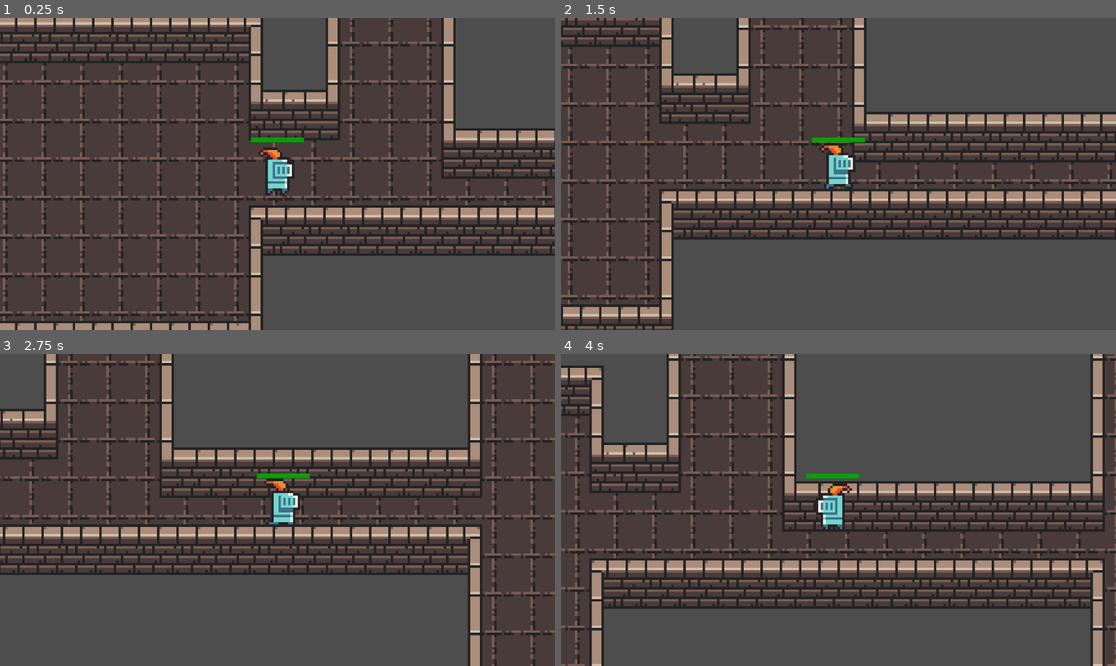
Above: before the commit, frames 1-4 (two rows, left to right).
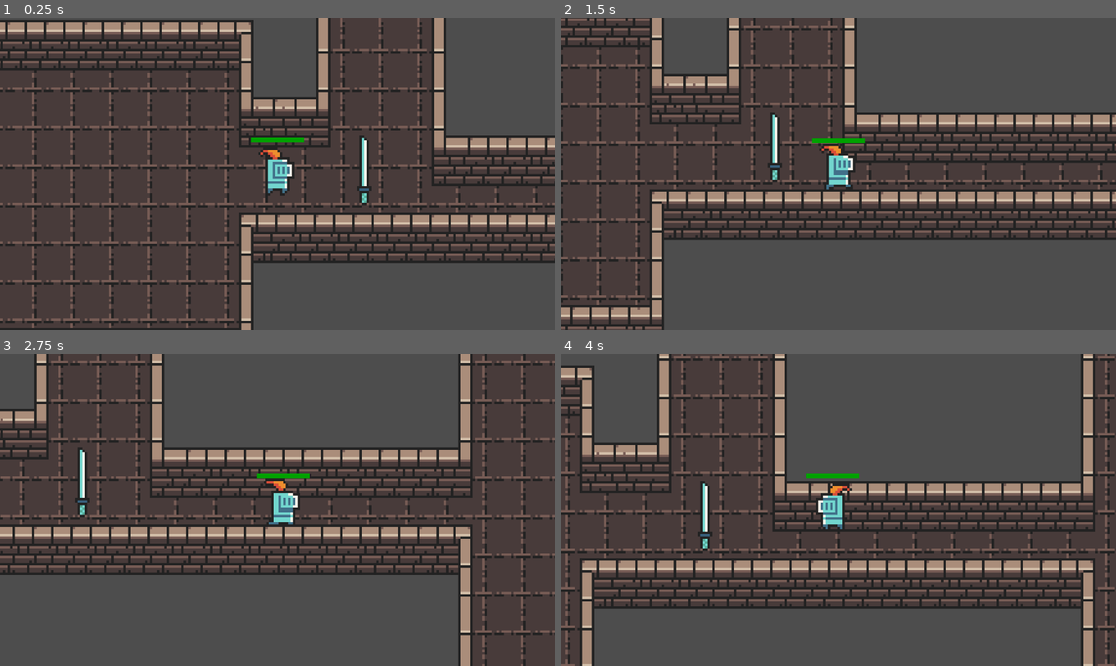
Above: after the commit, the same moments.

Repository: the-random-1/first-godot-game
Game: Godot game, scene res://scenes/main.tscn
The game is run twice, just before and just after one commit, with the same random seed, the same clock (stepped at 60 frames per second) and the same inputs.
Inputs (mouse positions are in pixels of both pictures, inside the frame that each line leads up to):
- Up to frame 1 (0.25 s): no input
- Up to frame 2 (1.5 s): move the mouse to (960, 158) at 0.52 s; hold D (move_right) 0.53-1.28 s; hold Space (attack) 0.53-1.28 s; tap E (interact) at 0.8, 1.35 s; move the mouse to (727, 189) at 1.27 s; hold S (move_down) from 1.28 s (still down)
- Up to frame 3 (2.75 s): tap Space (attack) at 1.55 s; move the mouse to (333, 441) at 2.02 s; release S (move_down) at 2.03 s; hold D (move_right) from 2.03 s (still down); hold Space (attack) from 2.03 s (still down); tap E (interact) at 2.3 s
- Up to frame 4 (4 s): move the mouse to (810, 572) at 2.77 s; release D (move_right) at 2.78 s; release Space (attack) at 2.78 s; hold W (move_up) 2.78-3.53 s; tap E (interact) at 2.85, 3.8 s; tap Space (attack) at 3.05 s; move the mouse to (1005, 556) at 3.52 s; hold A (move_left) from 3.53 s (still down); hold Space (attack) from 3.53 s (still down)

The runs differ from the first frame. In frame 1, 40% of the frame differs, in the area x 0-100%, y 0-100%; in frame 2, 20%; in frame 3, 17%; in frame 4, 21%.

Commit message:
deprecated weapon_pickup class (moved into item_pickup)

Diff:
--- a/3rd project/cool-game/scenes/item_pickup.tscn
+++ b/3rd project/cool-game/scenes/item_pickup.tscn
@@ -10,16 +10,29 @@
 [sub_resource type="RectangleShape2D" id="RectangleShape2D_8cvg8"]
 size = Vector2(8, 8)
 
-[node name="ItemPickup" type="Area2D"]
+[sub_resource type="LabelSettings" id="LabelSettings_lgqak"]
+font_size = 3
+
+[node name="ItemPickup" type="Area2D" unique_id=1320014984]
 z_index = 3
 script = ExtResource("1_x68q3")
 
-[node name="Sprite2D" type="Sprite2D" parent="."]
+[node name="Sprite2D" type="Sprite2D" parent="." unique_id=1461097288]
 scale = Vector2(0.125, 0.125)
 texture = SubResource("GradientTexture2D_v5ser")
 
-[node name="CollisionShape2D" type="CollisionShape2D" parent="."]
+[node name="CollisionShape2D" type="CollisionShape2D" parent="." unique_id=255654188]
 shape = SubResource("RectangleShape2D_8cvg8")
+
+[node name="Count" type="Label" parent="." unique_id=197249142]
+visible = false
+anchors_preset = -1
+grow_horizontal = 2
+grow_vertical = 2
+text = "x1"
+label_settings = SubResource("LabelSettings_lgqak")
+horizontal_alignment = 1
+vertical_alignment = 1
 
 [connection signal="body_entered" from="." to="." method="_on_body_entered"]
 [connection signal="body_exited" from="." to="." method="_on_body_exited"]
--- a/3rd project/cool-game/scenes/main.tscn
+++ b/3rd project/cool-game/scenes/main.tscn
@@ -7,10 +7,10 @@
 [ext_resource type="Texture2D" uid="uid://bvkvidlf7n1k7" path="res://assets/atlas_walls_low-16x16.png" id="3_p0qp6"]
 [ext_resource type="PackedScene" uid="uid://dxsu6n1fko7lg" path="res://scenes/locked_door.tscn" id="5_b4qi0"]
 [ext_resource type="PackedScene" uid="uid://cnb4yuh4vj7y7" path="res://scenes/red_guy.tscn" id="5_l87ex"]
-[ext_resource type="PackedScene" uid="uid://dp2wp5uecnfb" path="res://scenes/weapon_pickup.tscn" id="5_xdogo"]
 [ext_resource type="PackedScene" uid="uid://fwt2hkomatt8" path="res://scenes/enemy_bounded_area.tscn" id="6_mxtan"]
 [ext_resource type="PackedScene" uid="uid://dpb6kfqqc2v00" path="res://scenes/locked_chest.tscn" id="7_4cxrf"]
 [ext_resource type="PackedScene" uid="uid://bgsdhj4oom3mv" path="res://scenes/green_boar.tscn" id="8_mnnmc"]
+[ext_resource type="PackedScene" uid="uid://cy7p41vjqcejb" path="res://scenes/item_pickup.tscn" id="8_muem4"]
 [ext_resource type="PackedScene" uid="uid://cw3xcbpxsd2md" path="res://scenes/chest.tscn" id="10_6et61"]
 [ext_resource type="Script" uid="uid://bmiekp426xfk8" path="res://scripts/canvas_layer.gd" id="10_s5ekq"]
 [ext_resource type="PackedScene" uid="uid://bhbo8c2xxg0cj" path="res://scenes/pumpkin_dude.tscn" id="12_87nrn"]
@@ -364,7 +364,7 @@
 
 [node name="Chest" parent="Chests" unique_id=1135955526 instance=ExtResource("10_6et61")]
 position = Vector2(-176, 432)
-item = 2
+item = 3
 data = 1
 
 [node name="Chest2" parent="Chests" unique_id=961265501 instance=ExtResource("10_6et61")]
@@ -385,29 +385,29 @@
 
 [node name="WeaponPickups" type="Node" parent="." unique_id=638026278]
 
-[node name="Sword" parent="WeaponPickups" unique_id=1983173635 instance=ExtResource("5_xdogo")]
-z_index = 9
+[node name="Sword" parent="WeaponPickups" unique_id=1320014984 instance=ExtResource("8_muem4")]
 position = Vector2(232, -88)
-
-[node name="LongSword" parent="WeaponPickups" unique_id=1724707759 instance=ExtResource("5_xdogo")]
-z_index = 9
+item = 1
+
+[node name="LongSword" parent="WeaponPickups" unique_id=2102126217 instance=ExtResource("8_muem4")]
 position = Vector2(264, -88)
-_weapon_type = 1
-
-[node name="Axe" parent="WeaponPickups" unique_id=1150899915 instance=ExtResource("5_xdogo")]
-z_index = 9
+item = 1
+data = 1
+
+[node name="Axe" parent="WeaponPickups" unique_id=503251810 instance=ExtResource("8_muem4")]
 position = Vector2(296, -88)
-_weapon_type = 2
-
-[node name="Club" parent="WeaponPickups" unique_id=545076403 instance=ExtResource("5_xdogo")]
-z_index = 9
+item = 1
+data = 2
+
+[node name="Club" parent="WeaponPickups" unique_id=659969217 instance=ExtResource("8_muem4")]
 position = Vector2(328, -88)
-_weapon_type = 3
-
-[node name="Staff" parent="WeaponPickups" unique_id=1952754122 instance=ExtResource("5_xdogo")]
-z_index = 9
+item = 1
+data = 3
+
+[node name="Staff" parent="WeaponPickups" unique_id=1128509153 instance=ExtResource("8_muem4")]
 position = Vector2(360, -88)
-_weapon_type = 4
+item = 1
+data = 4
 
 [node name="Enemies" type="Node" parent="." unique_id=401435078]
 
@@ -529,7 +529,7 @@
 [node name="Player" parent="." unique_id=1799199017 instance=ExtResource("1_5e3qt")]
 unique_name_in_owner = true
 z_index = 5
-position = Vector2(289, 886)
+position = Vector2(293, 883)
 scale = Vector2(1, 1)
 metadata/_edit_group_ = true
 
@@ -563,3 +563,8 @@
 
 [node name="Inventory" parent="UI" unique_id=757674332 instance=ExtResource("13_dltgl")]
 visible = false
+
+[node name="ItemPickup" parent="." unique_id=797157183 instance=ExtResource("8_muem4")]
+position = Vector2(329, 882)
+item = 1
+data = 1
--- a/3rd project/cool-game/scripts/enemy.gd
+++ b/3rd project/cool-game/scripts/enemy.gd
@@ -71,8 +71,8 @@
 	if stun_movement:
 		ignore_movement = false
 	forces.erase(indextouse)
-func move_with_velocity(delta: float, clamp: bool = true) -> void:
-	if clamp:
+func move_with_velocity(delta: float, clamp_position: bool = true) -> void:
+	if clamp_position:
 		global_position = (global_position + get_velocity_from_forces() * delta).clamp(Vector2(bounded_area_x1, bounded_area_y1), Vector2(bounded_area_x2, bounded_area_y2))
 	else:
 		global_position = (global_position + get_velocity_from_forces() * delta)
@@ -98,7 +98,7 @@
 				destination.y = randf_range(favorite_area_y1, favorite_area_y2)
 
 		time = global_position.distance_to(destination) / randf_range(.375 * speed, .875 * speed)
-		forces[0] = Vector2((destination.x - global_position.x) / time, (destination.y - global_position.y) / time)
+		forces[0] = (destination - global_position) / time
 		newstate = _STATES.WALK
 
 	if (state == _STATES.WALK):
@@ -112,12 +112,10 @@
 
 func _on_area_entered(area: Area2D) -> void:
 	if area is Weapon:
-		var a = area.global_position.x
-		var b = area.global_position.y
-		var c = global_position.x
-		var d = global_position.y
+		var w = area.global_position
+		var p = global_position
 		if area.state == area._STATES.ATTACK1:
-			apply_force(Vector2((c - a) / sqrt((d - b) ** 2 + (c - a) ** 2), (d - b) / sqrt((d - b) ** 2 + (c - a) ** 2)) * area.stats.attack1.kb / m, area.stats.attack1.kbt, true)
+			apply_force((p - w) / global_position.distance_to(area.global_position) * area.stats.attack1.kb / m, area.stats.attack1.kbt, true)
 			change_health(-area.stats.attack1.damage)
 
 func applyforcetoplayer(time: float) -> void:
@@ -131,6 +129,14 @@
 	$WanderTimer.start()
 
 func _enemyinit() -> void:
+	pass
+
+func _process(delta: float) -> void:
+	process(delta)
+	if !isplayerinboundedarea():
+		pass
+
+func process(delta: float) -> void:
 	pass
 
 func isplayerinboundedarea() -> bool:
--- a/3rd project/cool-game/scripts/global.gd
+++ b/3rd project/cool-game/scripts/global.gd
@@ -70,17 +70,20 @@
 	"blue": 192
 }
 
+var texture := load("res://assets/0x72_DungeonTilesetII_v1.7.png")
+
 var canpickupweapon := false
 var selectedweapontype: _WEAPON_TYPES = _WEAPON_TYPES.NA
 var currweapontype: _WEAPON_TYPES = _WEAPON_TYPES.NA
 
 var player: CharacterBody2D
 
-func place_item(item: _ITEM_TYPES, data: int, pos: Vector2) -> void:
+func place_item(item: _ITEM_TYPES, data: int, pos: Vector2, quantity: int = 1) -> void:
 	var itempickupscene: PackedScene = load("res://scenes/item_pickup.tscn")
 	var newitem := itempickupscene.instantiate()
 	newitem.item = item
 	newitem.data = data
 	newitem.global_position = pos
 	newitem.player = player
+	newitem.quantity = quantity
 	$/root/Main/ItemPickups.add_child(newitem)
--- a/3rd project/cool-game/scripts/green_boar.gd
+++ b/3rd project/cool-game/scripts/green_boar.gd
@@ -41,7 +41,7 @@
 func _on_stun_timer_timeout() -> void:
 	changestate(_STATES.IDLE)
 
-func _process(delta: float) -> void:
+func process(delta: float) -> void:
 	move_with_velocity(delta)
 	if %Player.global_position.x >= bounded_area_x1 && %Player.global_position.x <= bounded_area_x2 && %Player.global_position.y > bounded_area_y1 && %Player.global_position.y < bounded_area_y2:
 		if !(state == _STATES.CHASE || state == _STATES.STUNNED):
--- a/3rd project/cool-game/scripts/item_pickup.gd
+++ b/3rd project/cool-game/scripts/item_pickup.gd
@@ -1,7 +1,8 @@
-extends Node
+extends Area2D
 
 @export var item: Global._ITEM_TYPES
 @export var data: int
+@export var quantity := 1
 @onready var ui: CanvasLayer = $/root/Main/UI
 var playercanpickup := false
 
@@ -10,8 +11,11 @@
 func _ready() -> void:
 	if !player:
 		player = %Player
+	$Sprite2D.texture = Global.texture
 	match item: # code for giving the item pickup its texture
 		Global._ITEM_TYPES.WEAPON:
+			$Sprite2D.scale = Vector2.ONE
+			$Sprite2D.region_enabled = true
 			$Sprite2D.region_rect = Rect2(Global.weapon_constants[data].region.x, Global.weapon_constants[data].region.y, Global.weapon_constants[data].region.w, Global.weapon_constants[data].region.h)
 			$CollisionShape2D.shape.set_size(Vector2(Global.weapon_constants[data].region.w, Global.weapon_constants[data].region.h))
 			if Global.weapon_constants[data].region.h % 2 == 1:
@@ -27,22 +31,31 @@
 
 func _process(delta: float) -> void:
 	if Input.is_action_just_pressed("interact") && playercanpickup && !player.inventoryisfull:
-		player.add_item(item, data)
+		player.add_item(item, data, quantity)
+
+		if item == Global._ITEM_TYPES.WEAPON:
+			if Global.currweapontype != Global._WEAPON_TYPES.NA:
+				Global.place_item(Global._ITEM_TYPES.WEAPON, Global.currweapontype as int, global_position)
+			Global.currweapontype = Global.selectedweapontype
+			ui.switchequiptextvisibility(false, true)
+
 		queue_free()
 
 func _on_body_entered(body: Node2D) -> void:
 	if body.name == "Player":
+		playercanpickup = true
+
 		if item == Global._ITEM_TYPES.WEAPON:
 			ui.switchequiptextvisibility(true, true)
-			Global.selectedweapontype = data
+			Global.selectedweapontype = data as Global._WEAPON_TYPES
 		else:
-			playercanpickup = true
 			ui.displaybottomtext("Click E to pick up")
 
 func _on_body_exited(body: Node2D) -> void:
 	if body.name == "Player":
+		playercanpickup = false
+
 		if item == Global._ITEM_TYPES.WEAPON:
 			ui.switchequiptextvisibility(false, false)
 		else:
-			playercanpickup = false
 			ui.hidebottomtext()
--- a/3rd project/cool-game/scripts/player.gd
+++ b/3rd project/cool-game/scripts/player.gd
@@ -118,9 +118,6 @@
 		var new_weapon = weapon.instantiate()
 		add_child(new_weapon)
 
-		Global.currweapontype = Global.selectedweapontype
-		%UI.switchequiptextvisibility(false, true)
-
 	if Input.is_action_just_pressed("inventory"):
 		inventoryisopen = !inventoryisopen
 		if inventoryisopen:
--- a/3rd project/cool-game/scripts/pumpkin_dude.gd
+++ b/3rd project/cool-game/scripts/pumpkin_dude.gd
@@ -41,7 +41,7 @@
 	set_collision_mask_value(1, true)
 	stunspeedmultiplier = 1
 
-func _process(delta: float) -> void:
+func process(delta: float) -> void:
 	move_with_velocity(delta)
 	if %Player.global_position.x >= bounded_area_x1 && %Player.global_position.x <= bounded_area_x2 && %Player.global_position.y > bounded_area_y1 && %Player.global_position.y < bounded_area_y2:
 		if state != _STATES.CHASE:
--- a/3rd project/cool-game/scripts/red_guy.gd
+++ b/3rd project/cool-game/scripts/red_guy.gd
@@ -49,7 +49,7 @@
 func die() -> void:
 	queue_free()
 
-func _process(delta: float) -> void:
+func process(delta: float) -> void:
 	move_with_velocity(delta)
 	if %Player.global_position.x >= bounded_area_x1 && %Player.global_position.x <= bounded_area_x2 && %Player.global_position.y > bounded_area_y1 && %Player.global_position.y < bounded_area_y2:
 		if !(state == _STATES.CHASE || state == _STATES.ATTACK):
--- a/3rd project/cool-game/scripts/slime.gd
+++ b/3rd project/cool-game/scripts/slime.gd
@@ -15,7 +15,7 @@
 
 func changestate(newstate: _STATES) -> void:
 	state = newstate
-	var disablehitbox = func(): $CollisionShape2D.disabled = true
+	var disablehitbox = func(): $CollisionShape2D.disabled = false
 	match newstate:
 		_STATES.IDLE:
 			$AnimatedSprite2D.play("idle")
@@ -23,12 +23,12 @@
 		_STATES.WALK:
 			$AnimatedSprite2D.play("walk")
 		_STATES.CHASE:
-			disablehitbox = func(): $CollisionShape2D.disabled = false
 			$AnimatedSprite2D.play("chase")
 		_STATES.STUNNED:
 			$AnimatedSprite2D.play("stunned")
 			forces[0] = Vector2.ZERO
 		_STATES.JUMP:
+			disablehitbox = func(): $CollisionShape2D.disabled = true
 			$AnimatedSprite2D.play("jump")
 			forces[0] = Vector2.ZERO
 	disablehitbox.call_deferred()
@@ -106,7 +106,7 @@
 	var den := sqrt(1 + slope ** 2)
 	forces[0] = Vector2(1 / den, slope / den) * jumpspeed * dir
 
-func _process(delta: float) -> void:
+func process(delta: float) -> void:
 	move_with_velocity(delta, state != _STATES.JUMP)
 	if isplayerinboundedarea():
 		if state == _STATES.IDLE || state == _STATES.WALK:
Not shown: 1 places in 3rd project/cool-game/scenes/item_pickup.tscn that only renumber resources
